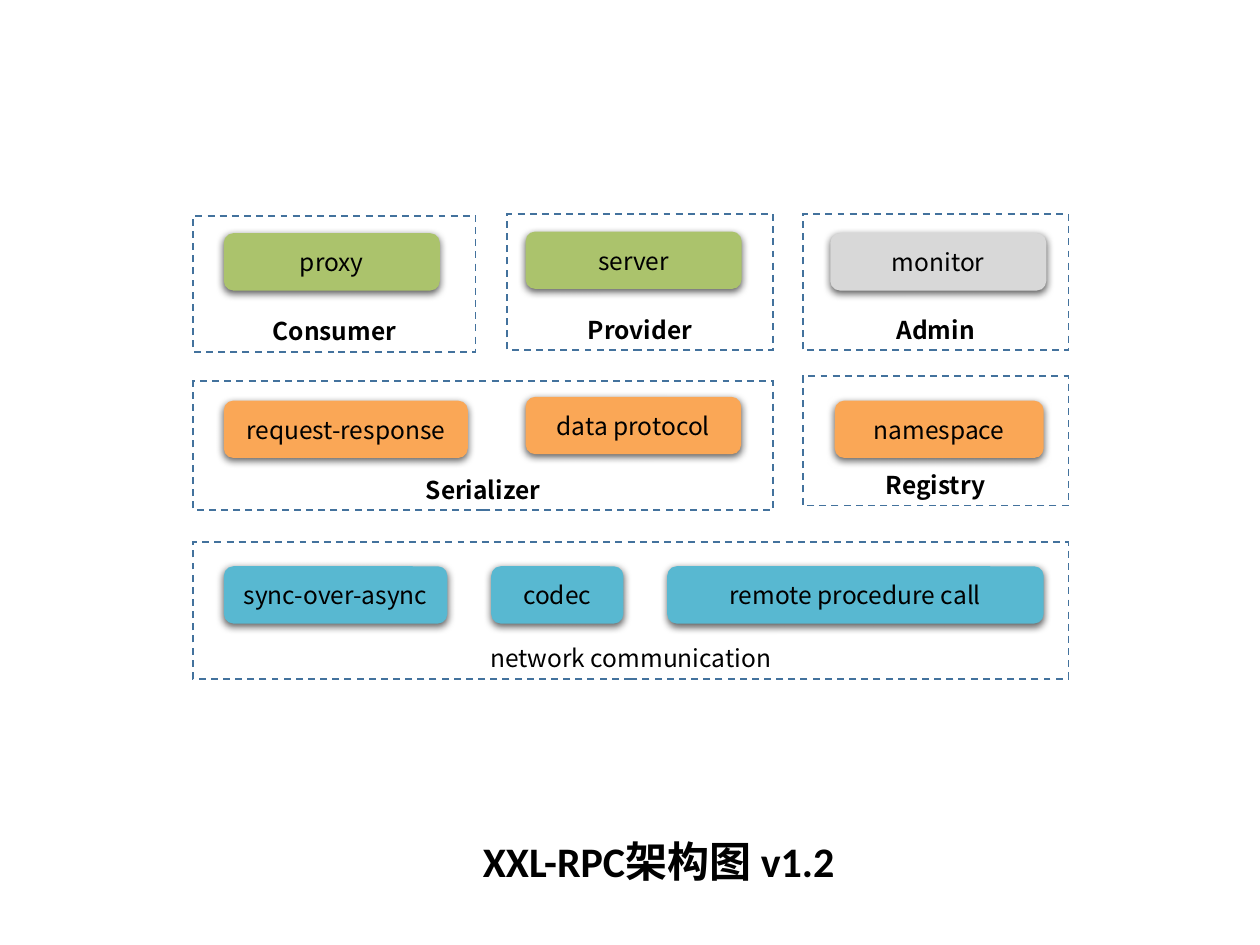
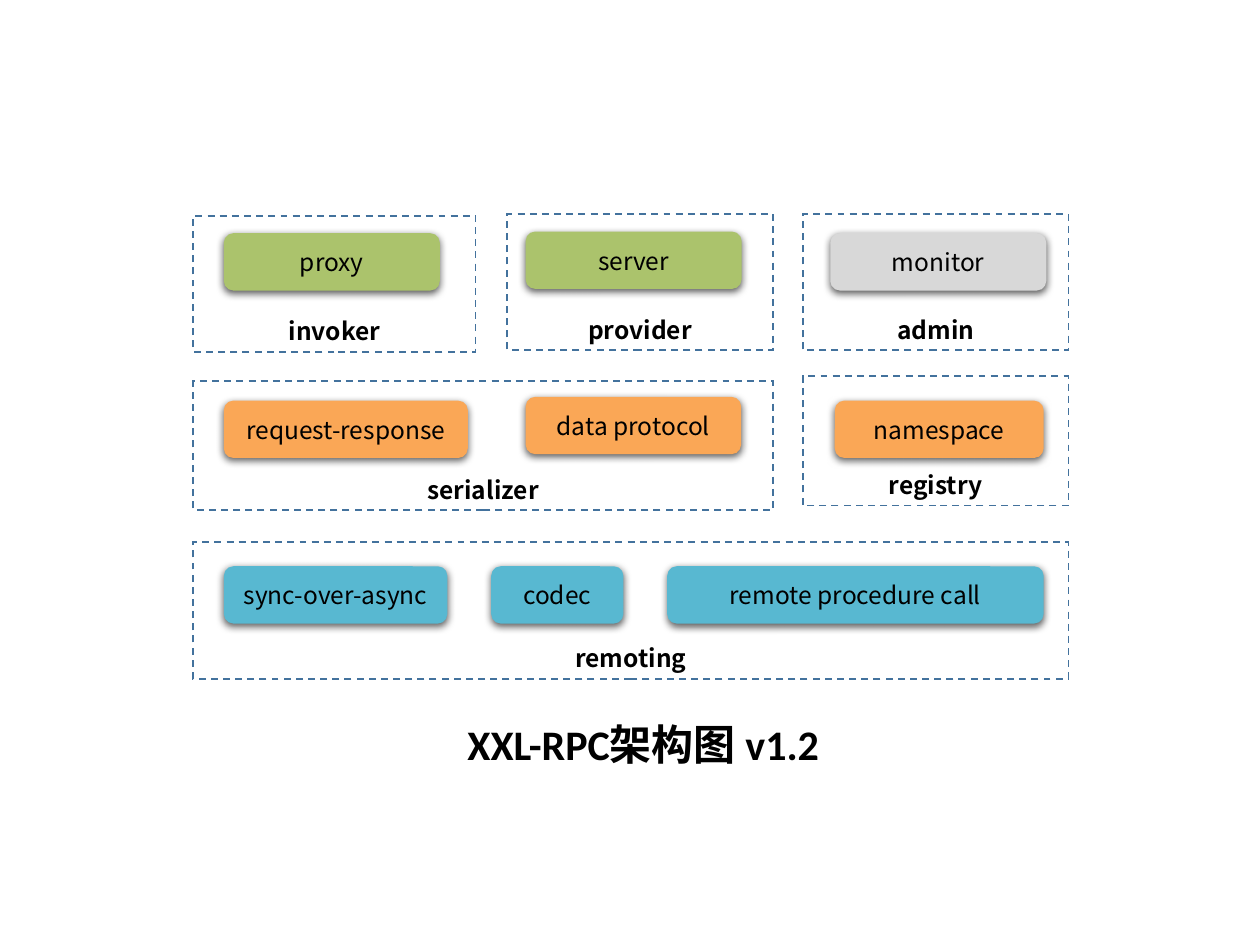
Before and after one commit to xuxueli/xxl-rpc, a slide deck: slide 2 of doc/XXL-RPC架构图.pptx. Drawn at 1260x945 pixels with LibreOffice and Linux fonts; fonts in the diff are those of the drawing. Boxes give left, top, right and bottom in pixels: in the first picture for what was removed or moved away, otherwise in the second. Text is boxed around its words. In the diff, an @@ line names an element or a change of style, - is before the commit and + after.

```diff
--- a/doc/XXL-RPC架构图.pptx
+++ b/doc/XXL-RPC架构图.pptx
@@ text in rectangle at bbox=[289, 320, 381, 341]: text changed @@
-Consumer
+invoker
@@ text in rectangle at bbox=[588, 319, 692, 345]: text changed @@
-Provider
+provider
@@ text in rectangle at bbox=[897, 319, 974, 340]: text changed @@
-Admin
+admin
@@ text in rectangle at bbox=[427, 479, 538, 500]: text changed @@
-Serializer
+serializer
@@ text in rectangle at bbox=[889, 474, 983, 500]: text changed @@
-Registry
+registry
@@ text in rectangle at bbox=[575, 647, 686, 673]: text changed; bold on @@
-network communication
+remoting
@@ text "XXL-RPC架构图 v1.2": place and size @@
-text "XXL-RPC架构图 v1.2" at bbox=[483, 843, 835, 881]
+text "XXL-RPC架构图 v1.2" at bbox=[467, 725, 819, 764]
```
Also in this commit, not shown: 28 other files.
